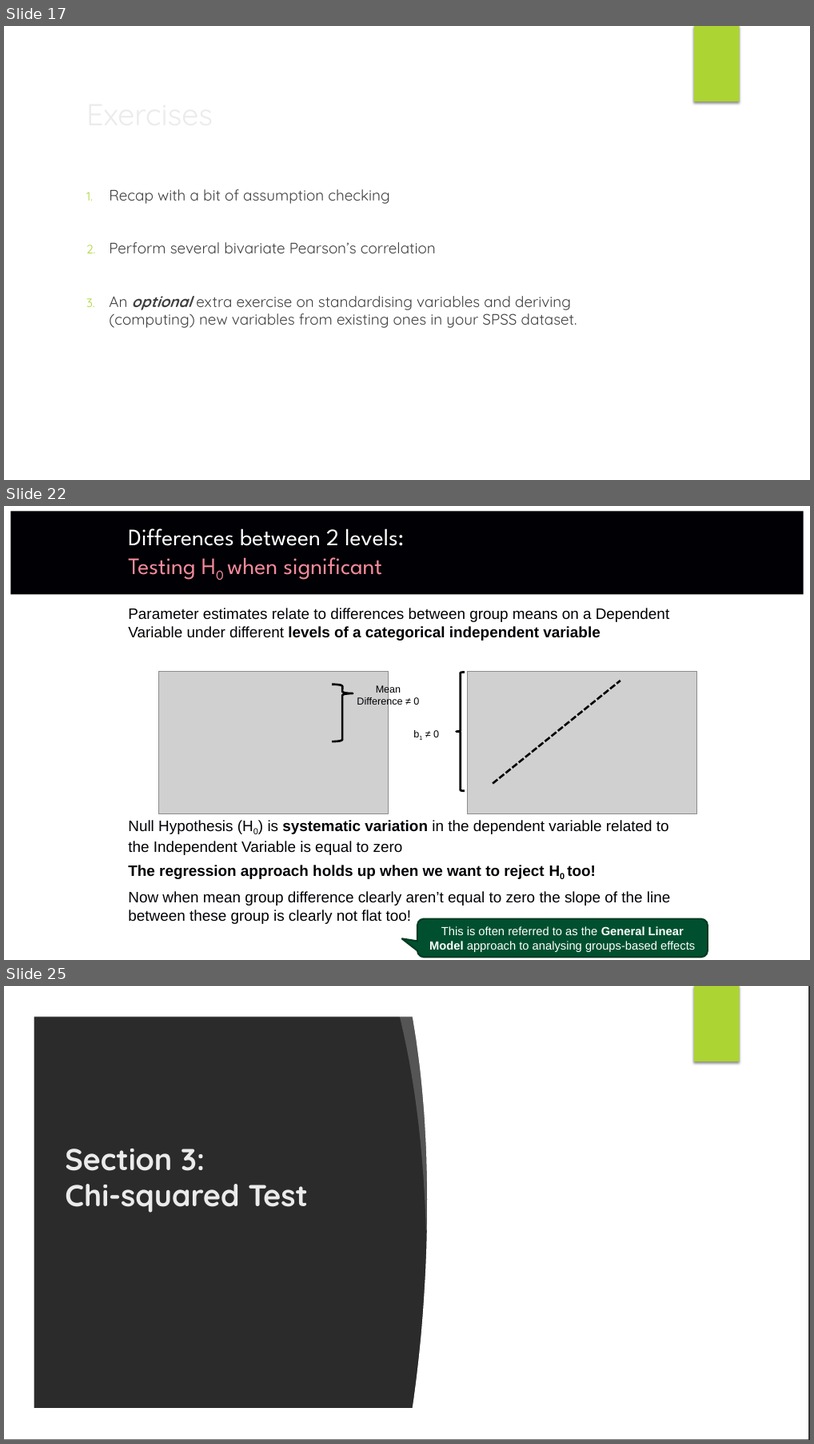
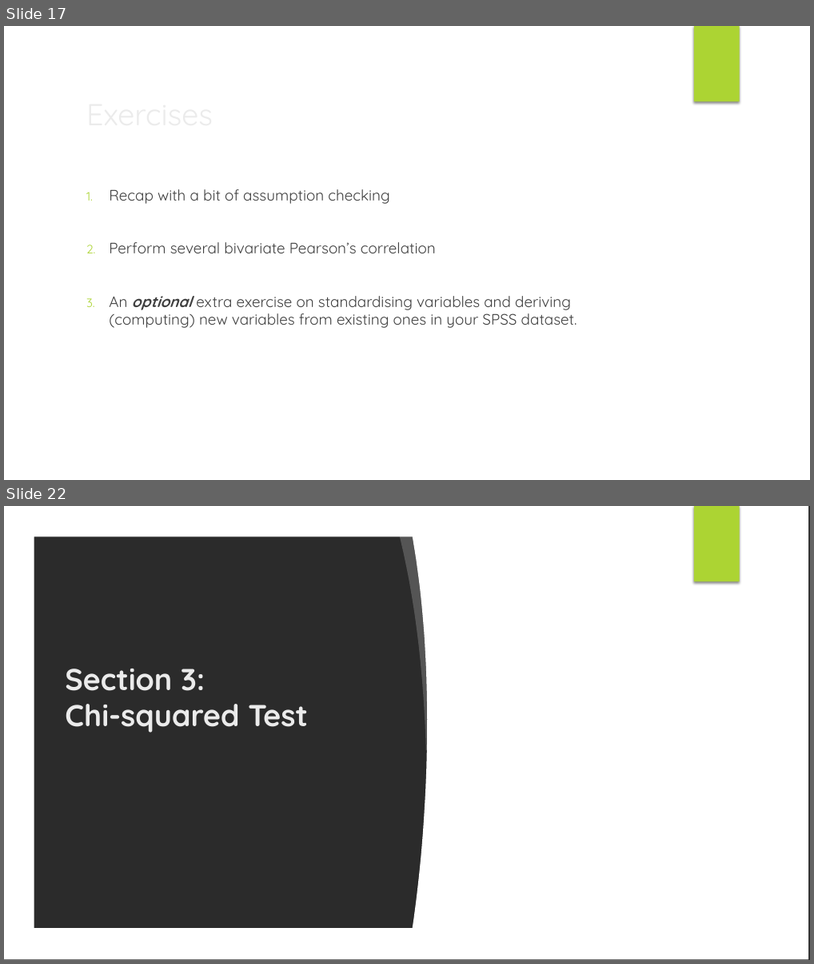
Before and after one commit to Liam-JB-Hill/CAP_pathway_Intro_to_Stats, a slide deck: docs/slides/Session3_master.pptx. Shown one above the other, each under a label of ours: slides 17, 22 and 25 before the commit, slides 17 and 22 after it; the slides between them are not shown. The pictures are 814x1444 and 814x964 pixels, drawn with LibreOffice and Linux fonts; fonts in the diff are those of the drawing; grey boxes stand for pictures; background and template pictures are left out; a plain dark background stands for a picture behind light text. Boxes give left, top, right and bottom in pixels: in the first picture for what was removed or moved away, otherwise in the second. Text is boxed around its words. In the diff, an @@ line names an element or a change of style, - is before the commit and + after.

```diff
--- a/docs/slides/Session3_master.pptx
+++ b/docs/slides/Session3_master.pptx
@@ slide 22 removed at box(4, 506, 810, 960), background #FFFFFF @@
@@ rectangle removed at box(10, 511, 804, 594) @@
@@ title removed at box(128, 528, 404, 580) @@
-Differences between 2 levels:
-Testing H0 when significant
@@ line removed from (22, 612) to (790, 612) @@
@@ text removed at box(128, 608, 670, 924) @@
-Parameter estimates relate to differences between group means on a Dependent Variable under different levels of a categorical independent variable
-Null Hypothesis (H0) is systematic variation in the dependent variable related to the Independent Variable is equal to zero
-The regression approach holds up when we want to reject H0 too!
-Now when mean group difference clearly aren’t equal to zero the slope of the line between these group is clearly not flat too!
@@ picture removed at box(159, 671, 388, 814) @@
@@ left brace removed at box(457, 672, 465, 790) @@
@@ picture removed at box(468, 671, 698, 814) @@
@@ right brace removed at box(333, 684, 353, 741) @@
@@ text removed at box(357, 684, 419, 707) @@
-Mean Difference ≠ 0
@@ line removed from (493, 783) to (621, 680) @@
@@ text removed at box(434, 730, 439, 737) @@
-b1 ≠ 0
@@ rounded speech box removed at box(418, 919, 708, 956) @@
-This is often referred to as the General Linear Model approach to analysing groups-based effects
@@ what was slide 25 is now slide 22 @@
```
Also in this commit, not shown: 2 slides changed, 2 slides added, 4 other slides removed, 15 other files.
